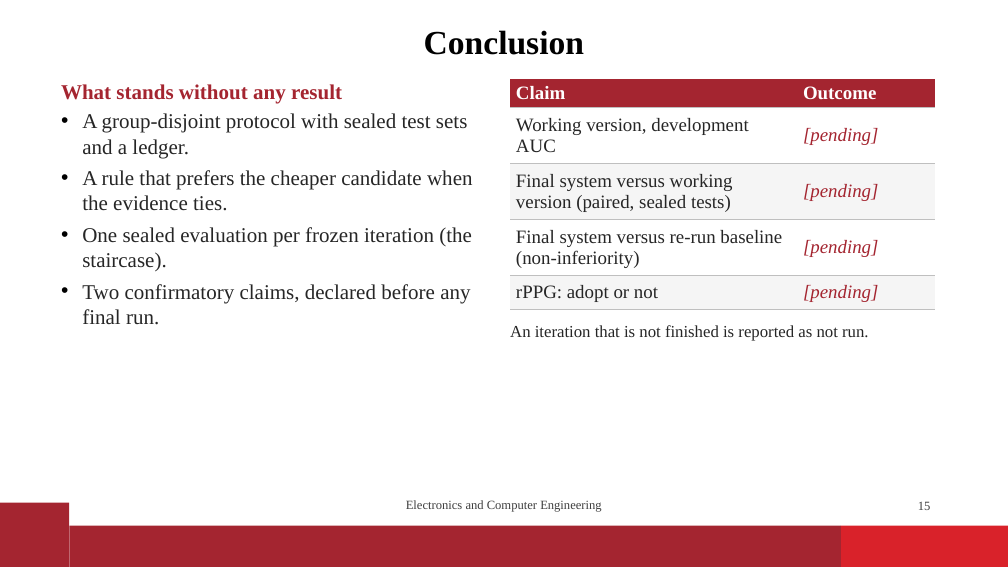
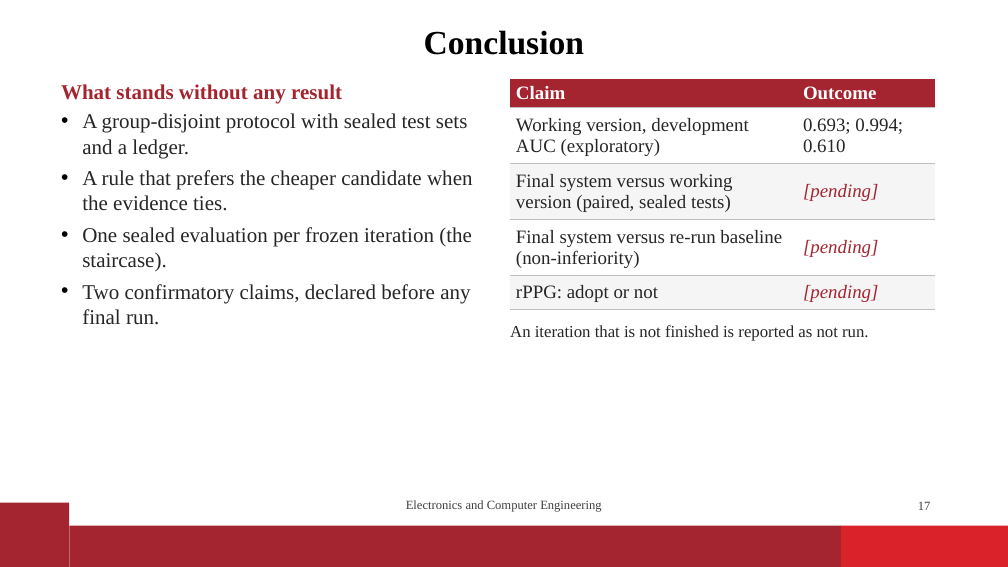
Before and after one commit to vaibhavshiroorkar/deepfake-detection, a slide deck: slide 17 of slides/DeepFake_Detection_Presentation.pptx (slide 15 before the commit). Drawn at 1008x567 pixels with LibreOffice and Linux fonts; fonts in the diff are those of the drawing; background and template pictures are left out. Boxes give left, top, right and bottom in pixels: in the first picture for what was removed or moved away, otherwise in the second. Text is boxed around its words. In the diff, an @@ line names an element or a change of style, - is before the commit and + after.

```diff
--- a/slides/DeepFake_Detection_Presentation.pptx
+++ b/slides/DeepFake_Detection_Presentation.pptx
@@ table at (510, 79, 935, 309) @@
-row 2, column 1: Working version, development AUC
+row 2, column 1: Working version, development AUC (exploratory)
-row 2, column 2: [pending]
+row 2, column 2: 0.693; 0.994; 0.610
@@ page number at (918, 501, 931, 510): text changed @@
-15
+17
```
Also in this commit, not shown: 6 other slides changed, 9 slides added, 1 slide removed, 11 other files.
